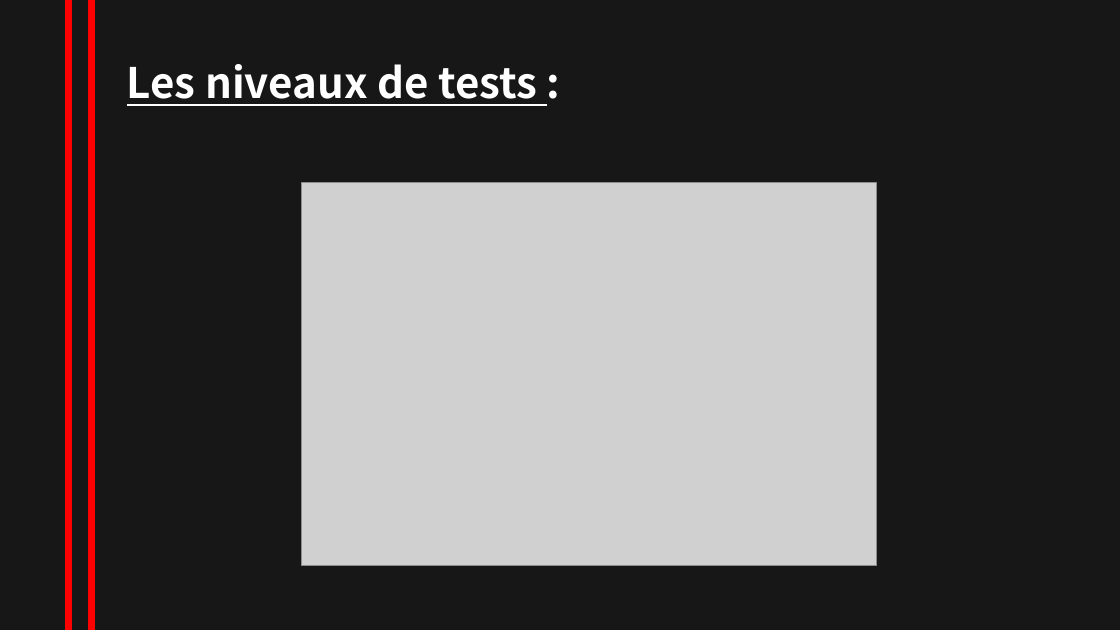
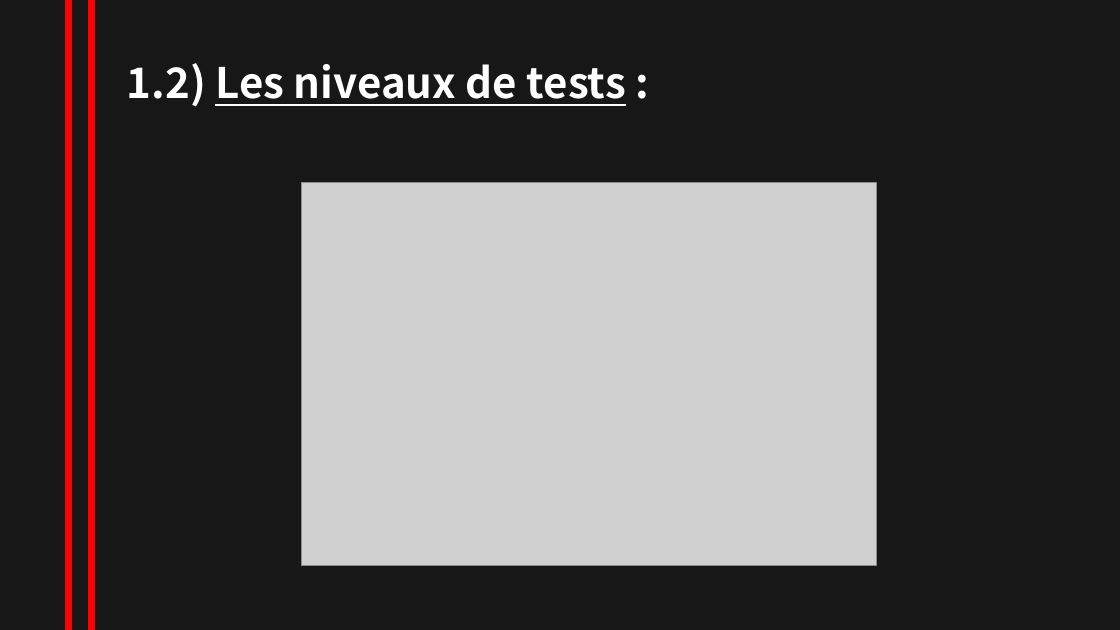
Before and after one commit to NesrineZitouni11/nesrine_zitouni, a slide deck: slide 6 of TRAVAUX/powerpointRevisionISTQB.pptx (slide 5 before the commit). Drawn at 1120x630 pixels with LibreOffice and Linux fonts; fonts in the diff are those of the drawing; grey boxes stand for pictures. Boxes give left, top, right and bottom in pixels: in the first picture for what was removed or moved away, otherwise in the second. Text is boxed around its words. In the diff, an @@ line names an element or a change of style, - is before the commit and + after.

```diff
--- a/TRAVAUX/powerpointRevisionISTQB.pptx
+++ b/TRAVAUX/powerpointRevisionISTQB.pptx
@@ text at box(127, 63, 626, 107): text changed @@
-Les niveaux de tests :
+1.2) Les niveaux de tests :
```
Also in this commit, not shown: 1 other slide changed, 5 slides added, 15 slides removed.
